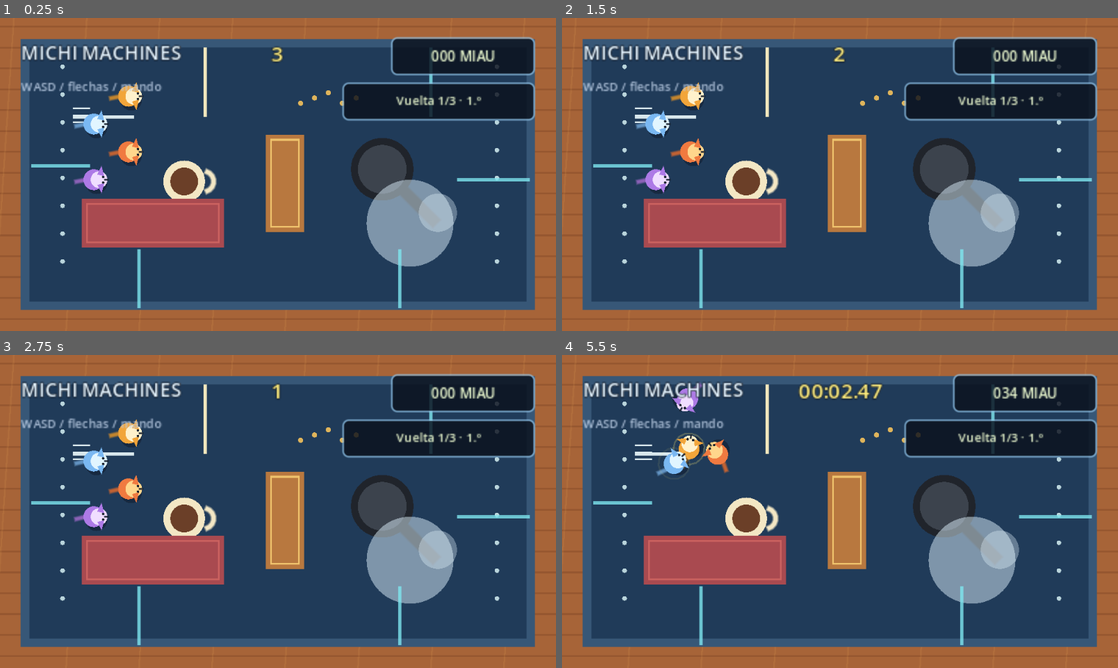
Above: before the commit, frames 1-4 (two rows, left to right).
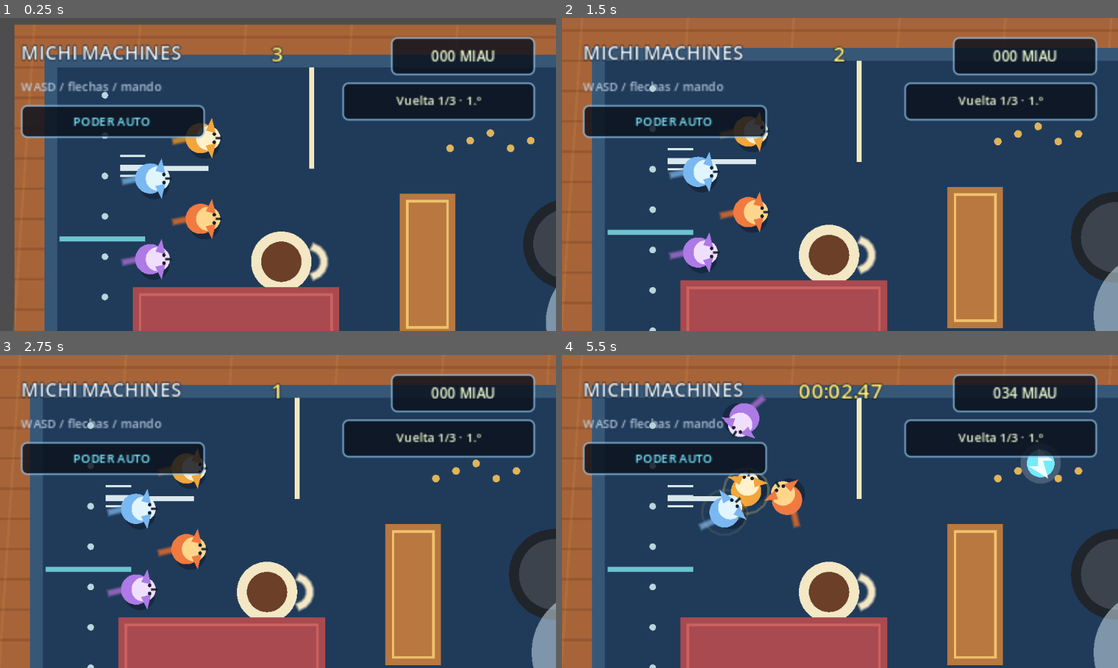
Above: after the commit, the same moments.

Repository: juanbrujo/michimachines
Game: Godot game, scene res://scenes/test_track.tscn
Same seed, same stepped clock (60 frames per second), same inputs: the game is played once before the commit and once after it.
Inputs (mouse positions are in pixels of both pictures, inside the frame that each line leads up to):
- Up to frame 1 (0.25 s): no input
- Up to frame 2 (1.5 s): move the mouse to (962, 158) at 0.52 s; hold D (steer_right) 0.53-1.25 s; click (962, 158) at 0.67 s; drag from (728, 190) to (973, 224) at 1.27 s
- Up to frame 3 (2.75 s): move the mouse to (333, 442) at 2.02 s; hold D (steer_right) from 2.03 s (still down)
- Up to frame 4 (5.5 s): release D (steer_right) at 2.75 s; drag from (812, 574) to (890, 430) at 2.77 s; move the mouse to (1006, 558) at 3.52 s; hold A (steer_left) 3.53-4.25 s; drag from (673, 464) to (890, 430) at 4.27 s; move the mouse to (867, 511) at 5.02 s; hold S (brake) from 5.03 s (still down); click (867, 511) at 5.17 s

The runs differ from the first frame. In frame 1, 51% of the frame differs, in the area x 0-100%, y 0-100%; in frame 2, 44%; in frame 3, 44%; in frame 4, 44%.

Commit message:
feat: add camera, kitchen track, and power pickups

Diff:
--- a/scenes/test_track.tscn
+++ b/scenes/test_track.tscn
@@ -1,9 +1,10 @@
-[gd_scene load_steps=19 format=3]
+[gd_scene load_steps=21 format=3]
 
 [ext_resource type="Script" path="res://scripts/test_track.gd" id="1_track"]
 [ext_resource type="Script" path="res://scripts/cat_racer.gd" id="2_cat"]
 [ext_resource type="Script" path="res://scripts/race_manager.gd" id="3_race"]
 [ext_resource type="Script" path="res://scripts/track_surface.gd" id="4_surface"]
+[ext_resource type="Script" path="res://scripts/power_pickup.gd" id="5_power"]
 
 [sub_resource type="RectangleShape2D" id="RectangleShapeTopBottom"]
 size = Vector2(320, 14)
@@ -43,6 +44,9 @@
 
 [sub_resource type="CircleShape2D" id="MugShape"]
 radius = 11.0
+
+[sub_resource type="CircleShape2D" id="PowerShape"]
+radius = 8.0
 
 [sub_resource type="StyleBoxFlat" id="StyleBoxHud"]
 bg_color = Color(0.0392157, 0.0627451, 0.109804, 0.82)
@@ -118,6 +122,17 @@
 [node name="CollisionShape2D" type="CollisionShape2D" parent="Michi"]
 shape = SubResource("CircleShapeCat")
 
+[node name="RaceCamera" type="Camera2D" parent="Michi"]
+zoom = Vector2(1.45, 1.45)
+position_smoothing_enabled = true
+position_smoothing_speed = 7.0
+limit_left = 0
+limit_top = 0
+limit_right = 640
+limit_bottom = 360
+limit_smoothed = true
+ignore_rotation = true
+
 [node name="Nube" type="CharacterBody2D" parent="."]
 position = Vector2(54, 61)
 script = ExtResource("2_cat")
@@ -200,6 +215,38 @@
 
 [node name="Checkpoints" type="Node2D" parent="."]
 
+[node name="PowerPickups" type="Node2D" parent="."]
+
+[node name="SpeedPickup" type="Area2D" parent="PowerPickups"]
+position = Vector2(190, 43)
+script = ExtResource("5_power")
+power_type = "speed"
+respawn_seconds = 26.0
+initial_delay = 5.0
+
+[node name="CollisionShape2D" type="CollisionShape2D" parent="PowerPickups/SpeedPickup"]
+shape = SubResource("PowerShape")
+
+[node name="QuakePickup" type="Area2D" parent="PowerPickups"]
+position = Vector2(275, 121)
+script = ExtResource("5_power")
+power_type = "quake"
+respawn_seconds = 30.0
+initial_delay = 18.0
+
+[node name="CollisionShape2D" type="CollisionShape2D" parent="PowerPickups/QuakePickup"]
+shape = SubResource("PowerShape")
+
+[node name="OilPickup" type="Area2D" parent="PowerPickups"]
+position = Vector2(78, 145)
+script = ExtResource("5_power")
+power_type = "oil"
+respawn_seconds = 28.0
+initial_delay = 32.0
+
+[node name="CollisionShape2D" type="CollisionShape2D" parent="PowerPickups/OilPickup"]
+shape = SubResource("PowerShape")
+
 [node name="Finish" type="Area2D" parent="Checkpoints"]
 position = Vector2(118, 31)
 
@@ -306,6 +353,20 @@
 horizontal_alignment = 1
 vertical_alignment = 1
 
+[node name="PowerPanel" type="PanelContainer" parent="HUD"]
+offset_left = 12.0
+offset_top = 50.0
+offset_right = 118.0
+offset_bottom = 69.0
+theme_override_styles/panel = SubResource("StyleBoxHud")
+
+[node name="PowerLabel" type="Label" parent="HUD/PowerPanel"]
+layout_mode = 2
+theme_override_colors/font_color = Color(0.482353, 0.917647, 1, 1)
+theme_override_font_sizes/font_size = 7
+text = "PODER: —"
+horizontal_alignment = 1
+
 [node name="Hint" type="Label" parent="HUD"]
 offset_left = 12.0
 offset_top = 34.0
--- a/scripts/cat_racer.gd
+++ b/scripts/cat_racer.gd
@@ -26,6 +26,8 @@
 var tail_time := 0.0
 var recovery_time := 0.0
 var recovery_turn := 1.0
+var boost_time := 0.0
+var stun_time := 0.0
 var surface_id := 0
 var surface_name := "Madera"
 var surface_speed_multiplier := 1.0
@@ -39,8 +41,14 @@
 
 func _physics_process(delta: float) -> void:
 	tail_time += delta
+	boost_time = maxf(0.0, boost_time - delta)
+	stun_time = maxf(0.0, stun_time - delta)
 	var controls := _read_controls()
-	if recovery_time > 0.0:
+	if stun_time > 0.0:
+		drive_speed = move_toward(drive_speed, 0.0, braking * delta)
+		velocity = velocity.lerp(Vector2.ZERO, minf(1.0, 7.0 * delta))
+		rotation += recovery_turn * 4.5 * delta
+	elif recovery_time > 0.0:
 		recovery_time -= delta
 		drive_speed = move_toward(drive_speed, -max_reverse_speed * surface_speed_multiplier * 0.8, braking * delta)
 		rotation += recovery_turn * turn_rate * 0.72 * delta
@@ -64,7 +72,8 @@
 
 
 func _update_drive_speed(accelerate_input: float, brake_input: float, delta: float) -> void:
-	var forward_speed_limit := max_forward_speed * surface_speed_multiplier
+	var boost_multiplier := 1.45 if boost_time > 0.0 else 1.0
+	var forward_speed_limit := max_forward_speed * surface_speed_multiplier * boost_multiplier
 	var reverse_speed_limit := max_reverse_speed * surface_speed_multiplier
 	if accelerate_input > 0.0:
 		drive_speed = move_toward(drive_speed, forward_speed_limit, acceleration * accelerate_input * delta)
@@ -113,6 +122,15 @@
 	surface_traction_multiplier = 1.0
 
 
+func activate_speed_boost(duration: float) -> void:
+	boost_time = maxf(boost_time, duration)
+
+
+func apply_quake(duration: float) -> void:
+	stun_time = maxf(stun_time, duration)
+	recovery_turn = -1.0 if get_instance_id() % 2 == 0 else 1.0
+
+
 func _draw() -> void:
 	# Placeholder cat rendered in code until final pixel sprites arrive.
 	draw_circle(Vector2(1.5, 2.0), 6.2, Color(0.02, 0.03, 0.06, 0.34))
@@ -131,3 +149,7 @@
 	draw_line(Vector2(6.2, 0.0), Vector2(8.2, 0.0), Color("17202c"), 0.8, true)
 	if last_impact > 0.05:
 		draw_arc(Vector2.ZERO, 9.0, 0.0, TAU, 16, Color(1.0, 0.92, 0.45, last_impact), 1.0, false)
+	if boost_time > 0.0:
+		draw_arc(Vector2.ZERO, 10.5, 0.0, TAU, 16, Color(0.35, 0.92, 1.0, 0.8), 1.0, false)
+	if stun_time > 0.0:
+		draw_circle(Vector2(0.0, -10.0), 1.4, Color("ffcf65"))
--- /dev/null
+++ b/scripts/oil_spill.gd
@@ -0,0 +1,39 @@
+extends Area2D
+
+const LIFETIME := 6.0
+
+
+func _ready() -> void:
+	var collision := CollisionShape2D.new()
+	var shape := CircleShape2D.new()
+	shape.radius = 18.0
+	collision.shape = shape
+	add_child(collision)
+	body_entered.connect(_on_body_entered)
+	body_exited.connect(_on_body_exited)
+	queue_redraw()
+	get_tree().create_timer(LIFETIME).timeout.connect(_expire)
+
+
+func _on_body_entered(body: Node2D) -> void:
+	if body.has_method("set_surface"):
+		body.set_surface(get_instance_id(), "Aceite", 0.56, 0.22)
+
+
+func _on_body_exited(body: Node2D) -> void:
+	if body.has_method("clear_surface"):
+		body.clear_surface(get_instance_id())
+
+
+func _expire() -> void:
+	for body: Node2D in get_overlapping_bodies():
+		if body.has_method("clear_surface"):
+			body.clear_surface(get_instance_id())
+	queue_free()
+
+
+func _draw() -> void:
+	draw_circle(Vector2.ZERO, 17.0, Color(0.08, 0.07, 0.13, 0.72))
+	draw_circle(Vector2(7, -4), 8.0, Color(0.12, 0.1, 0.19, 0.72))
+	draw_circle(Vector2(-8, 5), 7.0, Color(0.12, 0.1, 0.19, 0.72))
+	draw_arc(Vector2.ZERO, 13.0, 3.6, 5.4, 9, Color(0.58, 0.43, 0.83, 0.65), 1.0, true)
--- /dev/null
+++ b/scripts/power_pickup.gd
@@ -0,0 +1,51 @@
+extends Area2D
+
+@export_enum("speed", "quake", "oil") var power_type := "speed"
+@export var respawn_seconds := 24.0
+@export var initial_delay := 0.0
+
+var available := true
+
+
+func _ready() -> void:
+	body_entered.connect(_on_body_entered)
+	if initial_delay > 0.0:
+		available = false
+		set_deferred("monitoring", false)
+		hide()
+		get_tree().create_timer(initial_delay).timeout.connect(_respawn)
+	queue_redraw()
+
+
+func _on_body_entered(body: Node2D) -> void:
+	if not available or not body is CatRacer:
+		return
+	var race_controller := get_tree().get_first_node_in_group("race_controller")
+	if race_controller == null:
+		return
+	race_controller.activate_power(body as CatRacer, power_type)
+	available = false
+	set_deferred("monitoring", false)
+	hide()
+	get_tree().create_timer(respawn_seconds).timeout.connect(_respawn)
+
+
+func _respawn() -> void:
+	available = true
+	set_deferred("monitoring", true)
+	show()
+
+
+func _draw() -> void:
+	var glow := Color("74eaff") if power_type == "speed" else Color("ffb14d") if power_type == "quake" else Color("242130")
+	draw_circle(Vector2.ZERO, 8.0, Color(1.0, 1.0, 1.0, 0.18))
+	draw_circle(Vector2.ZERO, 5.5, glow)
+	match power_type:
+		"speed":
+			draw_colored_polygon(PackedVector2Array([Vector2(-1, -6), Vector2(5, -1), Vector2(1, -1), Vector2(3, 6), Vector2(-5, 1), Vector2(-1, 1)]), Color("efffff"))
+		"quake":
+			draw_line(Vector2(-5, 1), Vector2(-2, -3), Color("fff0c2"), 1.5)
+			draw_line(Vector2(-2, -3), Vector2(1, 3), Color("fff0c2"), 1.5)
+			draw_line(Vector2(1, 3), Vector2(5, -2), Color("fff0c2"), 1.5)
+		"oil":
+			draw_circle(Vector2.ZERO, 3.3, Color("55506a"))
--- a/scripts/test_track.gd
+++ b/scripts/test_track.gd
@@ -17,6 +17,7 @@
 const CHECKPOINT_POSITIONS := [
 	Vector2(118, 31), Vector2(248, 31), Vector2(284, 93), Vector2(230, 150), Vector2(80, 150), Vector2(35, 85),
 ]
+const OilSpill := preload("res://scripts/oil_spill.gd")
 
 var active_touches: Dictionary = {}
 
@@ -28,6 +29,7 @@
 @onready var result_panel: PanelContainer = $HUD/ResultPanel
 @onready var result_label: Label = $HUD/ResultPanel/ResultLabel
 @onready var hint_label: Label = $HUD/Hint
+@onready var power_label: Label = $HUD/PowerPanel/PowerLabel
 
 var ai_waypoint_by_racer: Dictionary = {}
 var is_paused := false
@@ -36,6 +38,7 @@
 
 func _ready() -> void:
 	process_mode = Node.PROCESS_MODE_ALWAYS
+	add_to_group("race_controller")
 	touch_controls_visible = DisplayServer.is_touchscreen_available() or OS.has_feature("mobile")
 	hint_label.text = "WASD / flechas / mando" if not touch_controls_visible else "Controles táctiles abajo"
 	_configure_input_actions()
@@ -60,6 +63,7 @@
 	speed_label.text = "%03d MIAU" % roundi(absf(michi.drive_speed))
 	race_label.text = race_manager.call("get_status", michi)
 	start_label.text = race_manager.call("get_banner", michi)
+	_update_power_hud()
 	result_panel.visible = race_manager.call("is_race_complete")
 	if result_panel.visible:
 		result_label.text = race_manager.call("get_result_text", michi)
@@ -110,6 +114,30 @@
 	if racer == michi:
 		return get_drive_input()
 	return _get_ai_input(racer)
+
+
+func activate_power(racer: CatRacer, power_type: String) -> void:
+	if not race_manager.call("can_drive", racer):
+		return
+	match power_type:
+		"speed":
+			racer.activate_speed_boost(4.0)
+		"quake":
+			for other_racer: CatRacer in [$Michi, $Nube, $Tigre, $Luna]:
+				if other_racer != racer:
+					other_racer.apply_quake(1.35)
+		"oil":
+			var spill: Area2D = OilSpill.new()
+			add_child(spill)
+			spill.position = racer.position - Vector2.RIGHT.rotated(racer.rotation) * 13.0
+	_update_power_hud()
+
+
+func _update_power_hud() -> void:
+	if michi.boost_time > 0.0:
+		power_label.text = "RAPIDEZ %.1fs" % michi.boost_time
+	else:
+		power_label.text = "PODER AUTO"
 
 
 func _get_ai_input(racer: CatRacer) -> Dictionary:
Not shown, changed: PLAN.md
